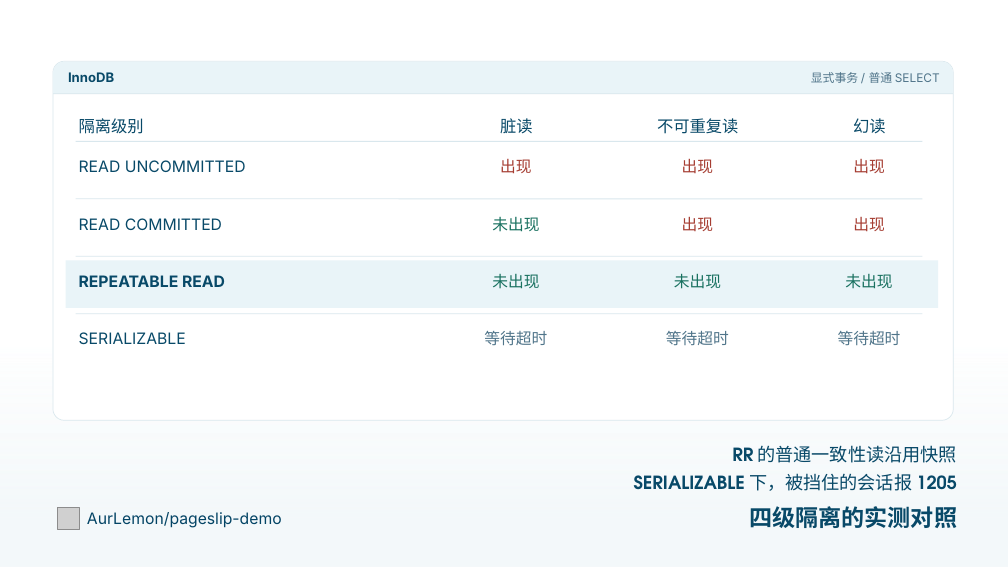
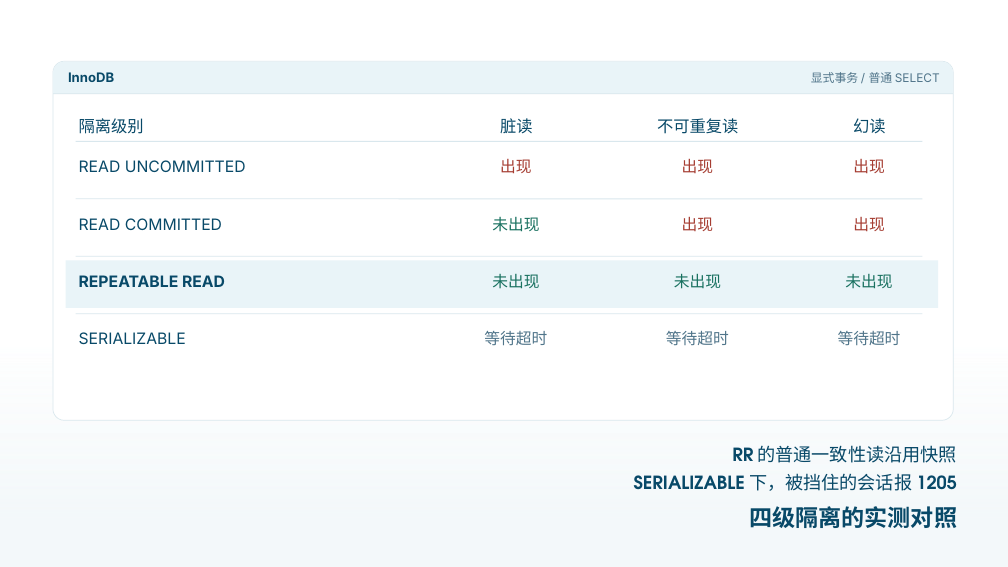
Before and after one commit to AurLemon/pageslip-demo, a slide deck: slide 9 of presentations/task-4-transactions.pptx. Drawn at 1008x567 pixels with LibreOffice and Linux fonts; fonts in the diff are those of the drawing; grey boxes stand for pictures. Boxes give left, top, right and bottom in pixels: in the first picture for what was removed or moved away, otherwise in the second. Text is boxed around its words. In the diff, an @@ line names an element or a change of style, - is before the commit and + after.

```diff
--- a/presentations/task-4-transactions.pptx
+++ b/presentations/task-4-transactions.pptx
@@ picture removed at bbox=[57, 507, 79, 529] @@
@@ text removed at bbox=[87, 512, 282, 528] @@
-AurLemon/pageslip-demo
```
Also in this commit, not shown: 12 other slides changed, 1 other file.
